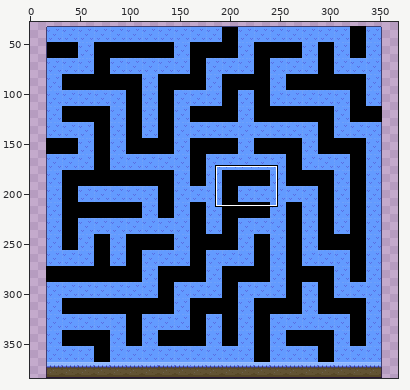
Sprite sheet: assets/images/maps/maze.png. Above: a wide view before the commit, with the close-up outlined.
Close-up. Earlier state:
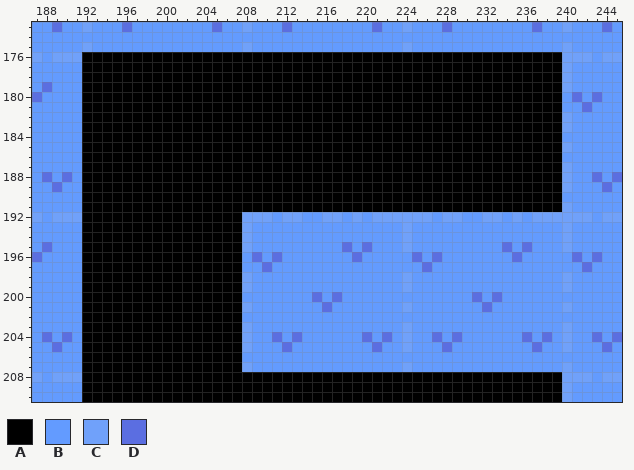
The file is 368x384 pixels. Shown: x 187..245, y 173..210. The wide view leaves out empty margins. The commit also changed other parts of the picture, which this record leaves out.
Palette (. is transparent): A #000000  B #639bff  C #70a1fa  D #5b6ee1
Pixels before, first column x 187:
173 BBDBBCBBBDBBBBBBBBDBBCBBBDBBBBBBBBDBBCBBBDBBBBBBBBDBBCBBBDB
174 BBBBBBBBBBBBBBBBBBBBBBBBBBBBBBBBBBBBBBBBBBBBBBBBBBBBBBBBBBB
175 BBBBBCBBBBBBBBBBBBBBBCBBBBBBBBBBBBBBBCBBBBBBBBBBBBBBBCBBBBB
176 CBCCCAAAAAAAAAAAAAAAAAAAAAAAAAAAAAAAAAAAAAAAAAAAAAAAACCCBCC
177 BBBBBAAAAAAAAAAAAAAAAAAAAAAAAAAAAAAAAAAAAAAAAAAAAAAAACBBBBB
178 BBBBBAAAAAAAAAAAAAAAAAAAAAAAAAAAAAAAAAAAAAAAAAAAAAAAACBBBBB
179 BDBBBAAAAAAAAAAAAAAAAAAAAAAAAAAAAAAAAAAAAAAAAAAAAAAAACBBBBB
180 DBBBBAAAAAAAAAAAAAAAAAAAAAAAAAAAAAAAAAAAAAAAAAAAAAAAABDBDBB
181 BBBBBAAAAAAAAAAAAAAAAAAAAAAAAAAAAAAAAAAAAAAAAAAAAAAAABBDBBB
182 BBBBBAAAAAAAAAAAAAAAAAAAAAAAAAAAAAAAAAAAAAAAAAAAAAAAACBBBBB
183 BBBBBAAAAAAAAAAAAAAAAAAAAAAAAAAAAAAAAAAAAAAAAAAAAAAAACBBBBB
184 BBBBBAAAAAAAAAAAAAAAAAAAAAAAAAAAAAAAAAAAAAAAAAAAAAAAABBBBBB
185 BBBBBAAAAAAAAAAAAAAAAAAAAAAAAAAAAAAAAAAAAAAAAAAAAAAAACBBBBB
186 BBBBBAAAAAAAAAAAAAAAAAAAAAAAAAAAAAAAAAAAAAAAAAAAAAAAABBBBBB
187 BBBBBAAAAAAAAAAAAAAAAAAAAAAAAAAAAAAAAAAAAAAAAAAAAAAAACBBBBB
188 BDBDBAAAAAAAAAAAAAAAAAAAAAAAAAAAAAAAAAAAAAAAAAAAAAAAACBBDBD
189 BBDBBAAAAAAAAAAAAAAAAAAAAAAAAAAAAAAAAAAAAAAAAAAAAAAAACBBBDB
190 BBBBBAAAAAAAAAAAAAAAAAAAAAAAAAAAAAAAAAAAAAAAAAAAAAAAABBBBBB
191 BBBBBAAAAAAAAAAAAAAAAAAAAAAAAAAAAAAAAAAAAAAAAAAAAAAAACBBBBB
192 CBCCCAAAAAAAAAAAAAAAACCCBCCBBCCBCBCCCCCCBCCBBCCBCBCCCCCCBCC
193 BBBBBAAAAAAAAAAAAAAAACBBBBBBBBBBBBBBBCBBBBBBBBBBBBBBBCBBBBB
194 BBBBBAAAAAAAAAAAAAAAACBBBBBBBBBBBBBBBCBBBBBBBBBBBBBBBCBBBBB
195 BDBBBAAAAAAAAAAAAAAAACBBBBBBBBBDBDBBBCBBBBBBBBBDBDBBBCBBBBB
196 DBBBBAAAAAAAAAAAAAAAABDBDBBBBBBBDBBBBBDBDBBBBBBBDBBBBBDBDBB
197 BBBBBAAAAAAAAAAAAAAAABBDBBBBBBBBBBBBBBBDBBBBBBBBBBBBBBBDBBB
198 BBBBBAAAAAAAAAAAAAAAACBBBBBBBBBBBBBBBCBBBBBBBBBBBBBBBCBBBBB
199 BBBBBAAAAAAAAAAAAAAAACBBBBBBBBBBBBBBBCBBBBBBBBBBBBBBBCBBBBB
200 BBBBBAAAAAAAAAAAAAAAABBBBBBBDBDBBBBBBBBBBBBBDBDBBBBBBBBBBBB
201 BBBBBAAAAAAAAAAAAAAAACBBBBBBBDBBBBBBBCBBBBBBBDBBBBBBBCBBBBB
202 BBBBBAAAAAAAAAAAAAAAABBBBBBBBBBBBBBBBBBBBBBBBBBBBBBBBBBBBBB
203 BBBBBAAAAAAAAAAAAAAAACBBBBBBBBBBBBBBBCBBBBBBBBBBBBBBBCBBBBB
204 BDBDBAAAAAAAAAAAAAAAACBBDBDBBBBBBDBDBCBBDBDBBBBBBDBDBCBBDBD
205 BBDBBAAAAAAAAAAAAAAAACBBBDBBBBBBBBDBBCBBBDBBBBBBBBDBBCBBBDB
206 BBBBBAAAAAAAAAAAAAAAABBBBBBBBBBBBBBBBBBBBBBBBBBBBBBBBBBBBBB
207 BBBBBAAAAAAAAAAAAAAAACBBBBBBBBBBBBBBBCBBBBBBBBBBBBBBBCBBBBB
208 CBCCCAAAAAAAAAAAAAAAAAAAAAAAAAAAAAAAAAAAAAAAAAAAAAAAACCCBCC
209 BBBBBAAAAAAAAAAAAAAAAAAAAAAAAAAAAAAAAAAAAAAAAAAAAAAAACBBBBB
210 BBBBBAAAAAAAAAAAAAAAAAAAAAAAAAAAAAAAAAAAAAAAAAAAAAAAACBBBBB
The result:
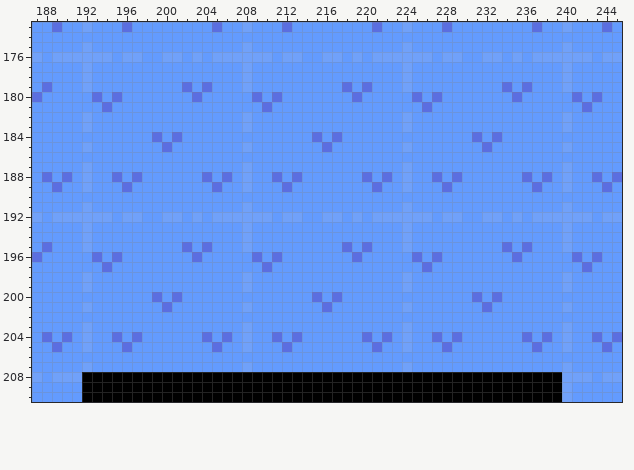
The exact change:
Colour B replaces colour A in row 176 at x 195, 198 to 199, 202, 204, 211, 214 to 215, 218, 220, 227, 230 to 231, 234 and 236; in rows 177 to 178 at x 193 to 207, 209 to 223 and 225 to 239; in row 179 at x 193 to 201, 203, 205 to 207, 209 to 217, 219, 221 to 223, 225 to 233, 235 and 237 to 239; in row 180 at x 192, 194, 196 to 202, 204 to 208, 210, 212 to 218, 220 to 224, 226, 228 to 234 and 236 to 239; in row 181 at x 192 to 193, 195 to 209, 211 to 225 and 227 to 239; in rows 182 to 183 at x 193 to 207, 209 to 223 and 225 to 239.
Colour B replaces colour A in row 184 at x 192 to 198, 200, 202 to 214, 216, 218 to 230, 232 and 234 to 239; in row 185 at x 193 to 199, 201 to 207, 209 to 215, 217 to 223, 225 to 231 and 233 to 239; in row 186 at x 192 to 239; in row 187 at x 193 to 207, 209 to 223 and 225 to 239; in row 188 at x 193 to 194, 196, 198 to 203, 205, 207, 209 to 210, 212, 214 to 219, 221, 223, 225 to 226, 228, 230 to 235, 237 and 239; in row 189 at x 193 to 195, 197 to 204, 206 to 207, 209 to 211, 213 to 220, 222 to 223, 225 to 227, 229 to 236 and 238 to 239.
Colour B replaces colour A in row 190 at x 192 to 239; in row 191 at x 193 to 207, 209 to 223 and 225 to 239; in row 192 at x 195, 198 to 199, 202 and 204; in rows 193 to 194 at x 193 to 207; in row 195 at x 193 to 201, 203 and 205 to 207; in row 196 at x 192, 194, 196 to 202 and 204 to 207.
Colour B replaces colour A in row 197 at x 192 to 193 and 195 to 207; in rows 198 to 199 at x 193 to 207; in row 200 at x 192 to 198, 200 and 202 to 207; in row 201 at x 193 to 199 and 201 to 207; in row 202 at x 192 to 207; in row 203 at x 193 to 207.
Colour B replaces colour A in row 204 at x 193 to 194, 196, 198 to 203, 205 and 207; in row 205 at x 193 to 195, 197 to 204 and 206 to 207; in row 206 at x 192 to 207; in row 207 at x 193 to 207.
Colour C replaces colour A in row 176 at x 192 to 194, 196 to 197, 200 to 201, 203, 205 to 210, 212 to 213, 216 to 217, 219, 221 to 226, 228 to 229, 232 to 233, 235 and 237 to 239; in rows 177 to 179 at x 192, 208 and 224; in rows 182 to 183 at x 192, 208 and 224; in row 185 at x 192, 208 and 224; in rows 187 to 189 at x 192, 208 and 224; in row 191 at x 192, 208 and 224.
Colour C replaces colour A in row 192 at x 192 to 194, 196 to 197, 200 to 201, 203 and 205 to 207; in rows 193 to 195 at x 192; in rows 198 to 199 at x 192; in row 201 at x 192; in rows 203 to 205 at x 192; in row 207 at x 192.
Colour D replaces colour A in row 179 at x 202, 204, 218, 220, 234 and 236; in row 180 at x 193, 195, 203, 209, 211, 219, 225, 227 and 235; in row 181 at x 194, 210 and 226; in row 184 at x 199, 201, 215, 217, 231 and 233; in row 185 at x 200, 216 and 232; in row 188 at x 195, 197, 204, 206, 211, 213, 220, 222, 227, 229, 236 and 238.
Colour D replaces colour A in row 189 at x 196, 205, 212, 221, 228 and 237; in row 195 at x 202 and 204; in row 196 at x 193, 195 and 203; in row 197 at x 194; in row 200 at x 199 and 201; in row 201 at x 200.
Colour D replaces colour A in row 204 at x 195, 197, 204 and 206; in row 205 at x 196 and 205.
Boxes around the changes in both close-ups, in picture pixels (x1, y1, x2, y2):
changed: (82, 52, 562, 372)
